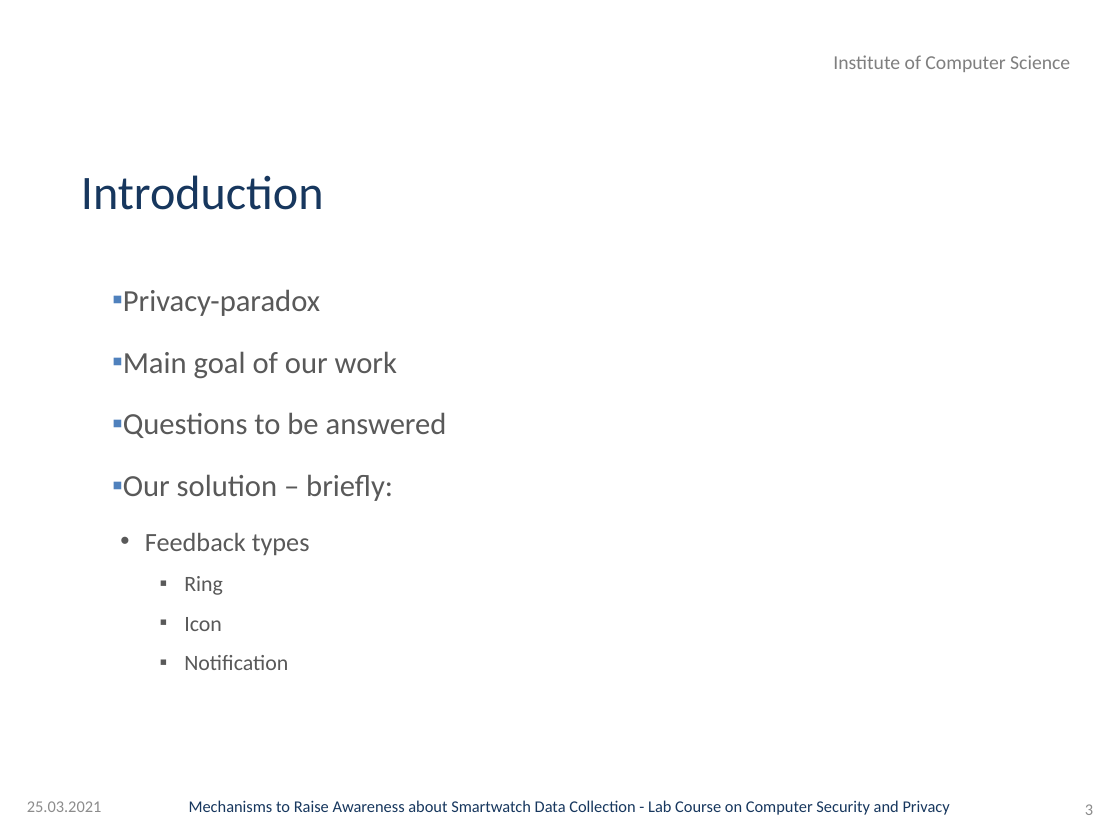
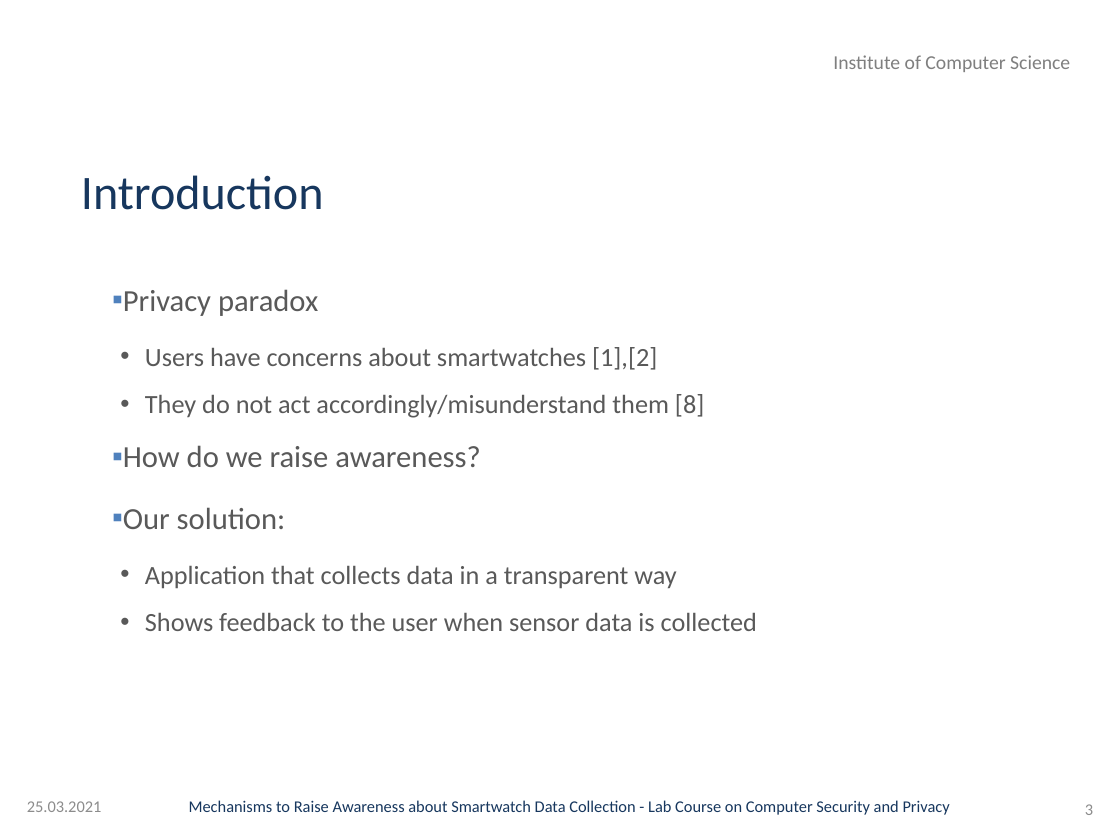
Before and after one commit to GAUG-Contributions/Practical_Course_Computer_Security_and_Privacy, a slide deck: slide 3 of Presentation/Presentation.pptx. Drawn at 1120x840 pixels with LibreOffice and Linux fonts; fonts in the diff are those of the drawing; background and template pictures are left out. Boxes give left, top, right and bottom in pixels: in the first picture for what was removed or moved away, otherwise in the second. Text is boxed around its words. In the diff, an @@ line names an element or a change of style, - is before the commit and + after.

```diff
--- a/Presentation/Presentation.pptx
+++ b/Presentation/Presentation.pptx
@@ text at (x1=123, y1=289, x2=757, y2=631): text changed; size 28 to 24 pt @@
-▪ Privacy-paradox
-▪ Main goal of our work
-▪ Questions to be answered
-▪ Our solution – briefly:
-  • Feedback types
-    ▪ Ring
-    ▪ Icon
-    ▪ Notification
+▪ Privacy paradox
+  • Users have concerns about smartwatches [1],[2]
+  • They do not act accordingly/misunderstand them [8]
+▪ How do we raise awareness?
+▪ Our solution:
+  • Application that collects data in a transparent way
+  • Shows feedback to the user when sensor data is collected
```
Also in this commit, not shown: 7 other slides changed, 1 slide added, 2 slides removed.
